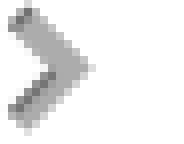
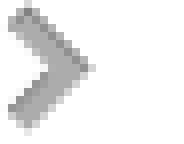
Before/after of a 184x144 layered artwork. What changed in the layer stack:
pixels changed over <box>8,8,96,136</box> (layer not identified)
